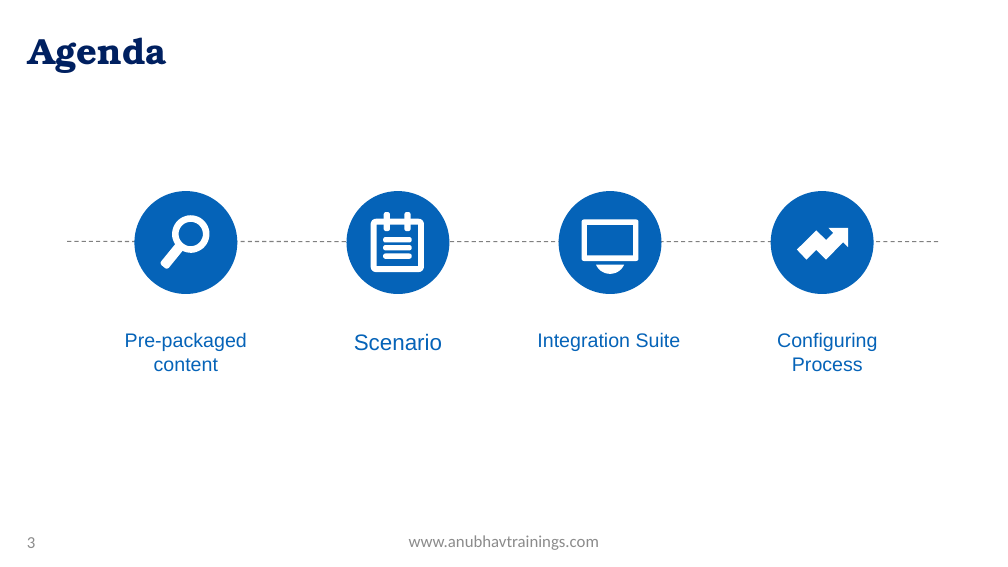
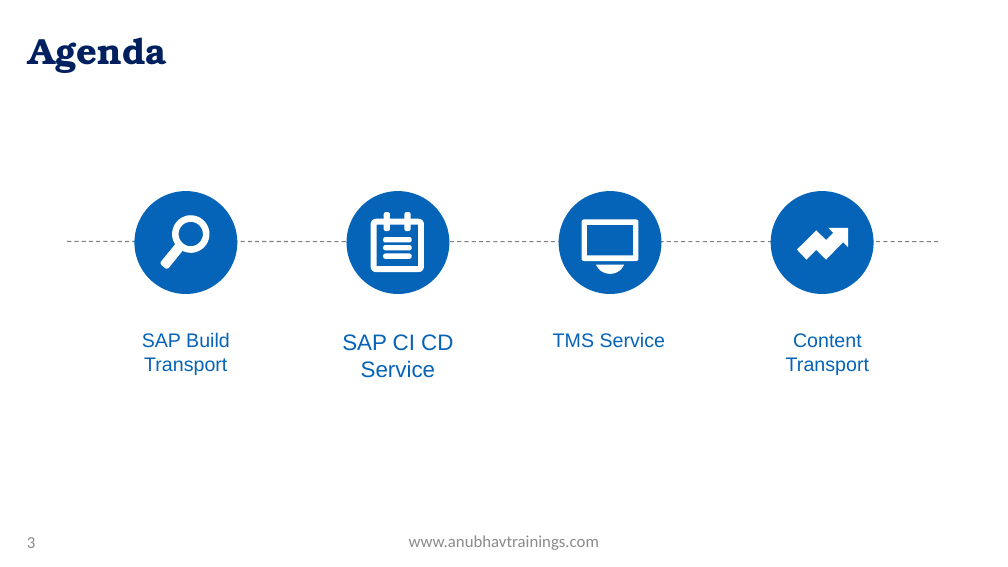
Before and after one commit to soyuztechnologies/SAP_Build_End_to_End, a slide deck: slide 3 of Day 19/SAP Build Training Day 19.pptx. Drawn at 1008x567 pixels with LibreOffice and Linux fonts; fonts in the diff are those of the drawing; background and template pictures are left out. Boxes give left, top, right and bottom in pixels: in the first picture for what was removed or moved away, otherwise in the second. Text is boxed around its words. In the diff, an @@ line names an element or a change of style, - is before the commit and + after.

Commit message:
Auto bot updater Build Course

```diff
--- a/Day 19/SAP Build Training Day 19.pptx
+++ b/Day 19/SAP Build Training Day 19.pptx
@@ text at (x1=142, y1=332, x2=230, y2=375): text changed @@
-Pre-packaged content
+SAP Build Transport
@@ text at (x1=342, y1=334, x2=453, y2=378): text changed @@
-Scenario
+SAP CI CD Service
@@ text at (x1=553, y1=332, x2=665, y2=348): text changed @@
-Integration Suite
+TMS Service
@@ text at (x1=786, y1=333, x2=869, y2=375): text changed @@
-Configuring Process
+Content Transport
```
Also in this commit, not shown: 4 other slides changed, 6 slides added, 6 slides removed, 5 other files.
